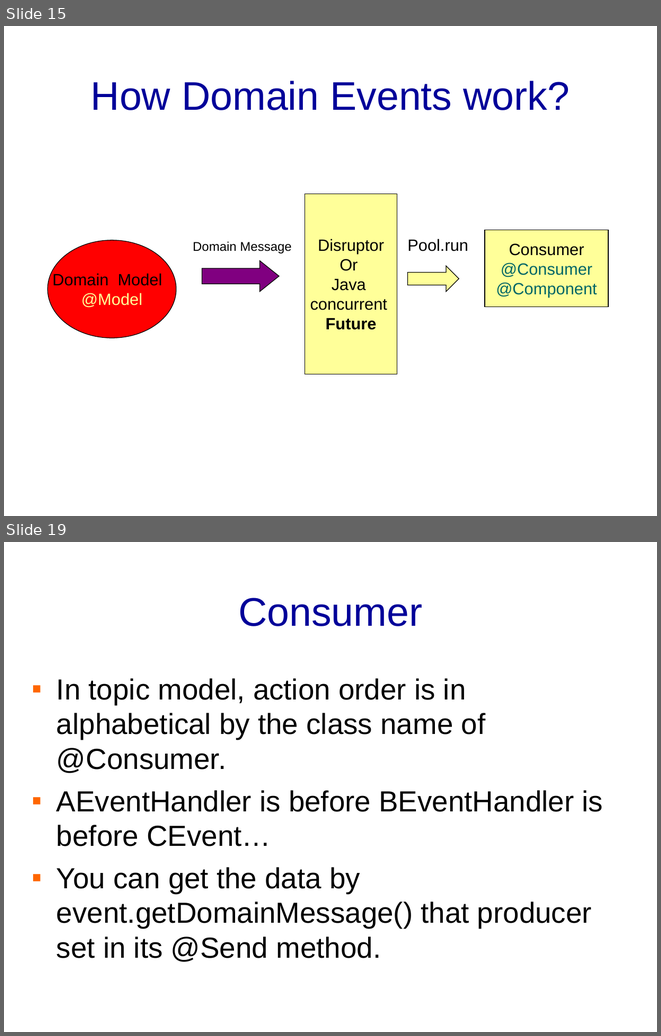
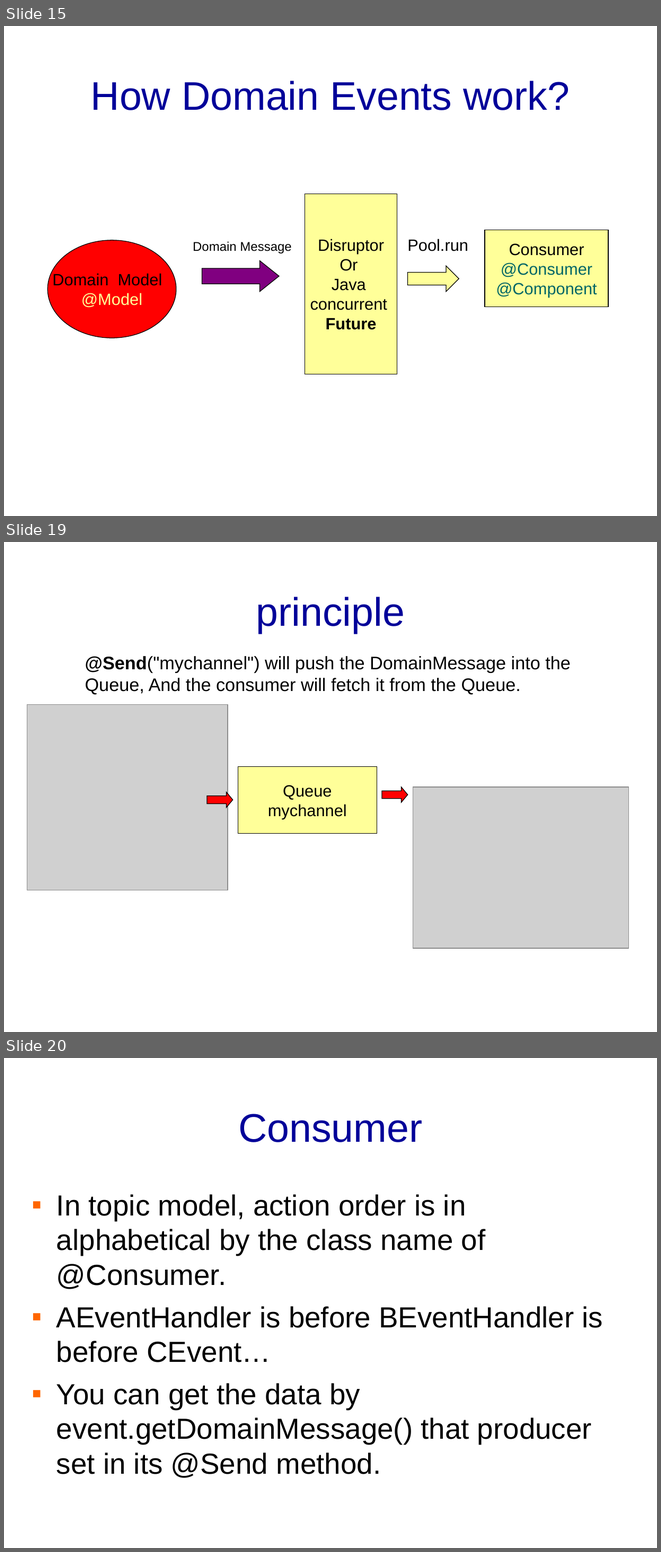
Before and after one commit to banq/jdonframework, a slide deck: doc/english/JdonFramework.ppt. Shown one above the other, each under a label of ours: slides 15 and 19 before the commit, slides 15, 19 and 20 after it; the slides between them are not shown. The pictures are 661x1036 and 661x1552 pixels, drawn with LibreOffice and Linux fonts; fonts in the diff are those of the drawing; grey boxes stand for pictures; background and template pictures are left out. Boxes give left, top, right and bottom in pixels: in the first picture for what was removed or moved away, otherwise in the second. Text is boxed around its words. In the diff, an @@ line names an element or a change of style, - is before the commit and + after.

```diff
--- a/doc/english/JdonFramework.ppt
+++ b/doc/english/JdonFramework.ppt
@@ slide 19 added at box(4, 542, 657, 1032), background picture (left out) @@
@@ title added at box(256, 597, 405, 633), 44 pt, text #000099 @@
+principle
@@ text added at box(85, 656, 571, 695), 20 pt, text #000000 @@
+@Send("mychannel") will push the DomainMessage into the Queue, And the consumer will fetch it from the Queue.
@@ picture added at box(27, 705, 227, 890) @@
@@ rectangle added at box(238, 767, 376, 833), fill #FFFF99, outline #000000 0.74 pt, 18 pt, text #000000 @@
+Queue
+mychannel
@@ right arrow added at box(207, 792, 232, 808), fill #FF0000, outline #000000 0.74 pt @@
@@ right arrow added at box(382, 787, 407, 803), fill #FF0000, outline #000000 0.74 pt @@
@@ picture added at box(413, 787, 629, 948) @@
@@ what was slide 19 is now slide 20 @@
```
Also in this commit, not shown: 3 slides changed, 2 other files.
